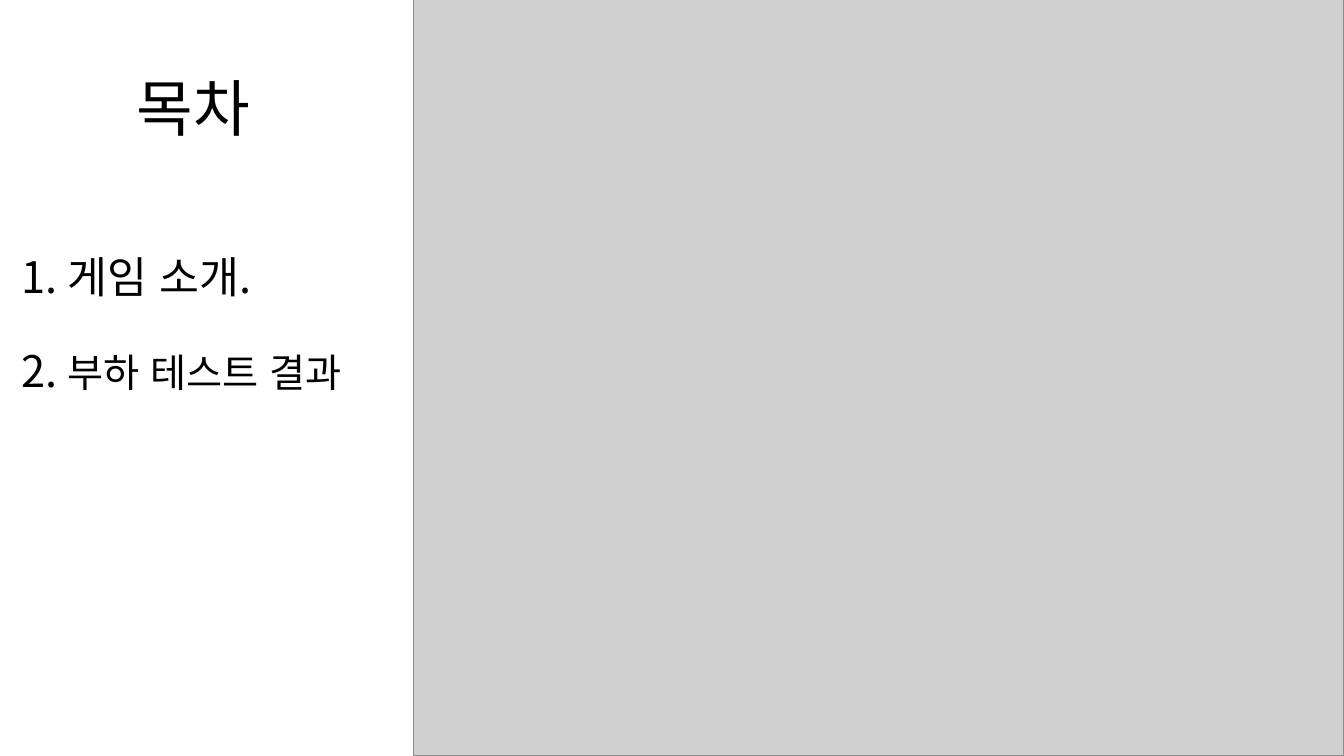
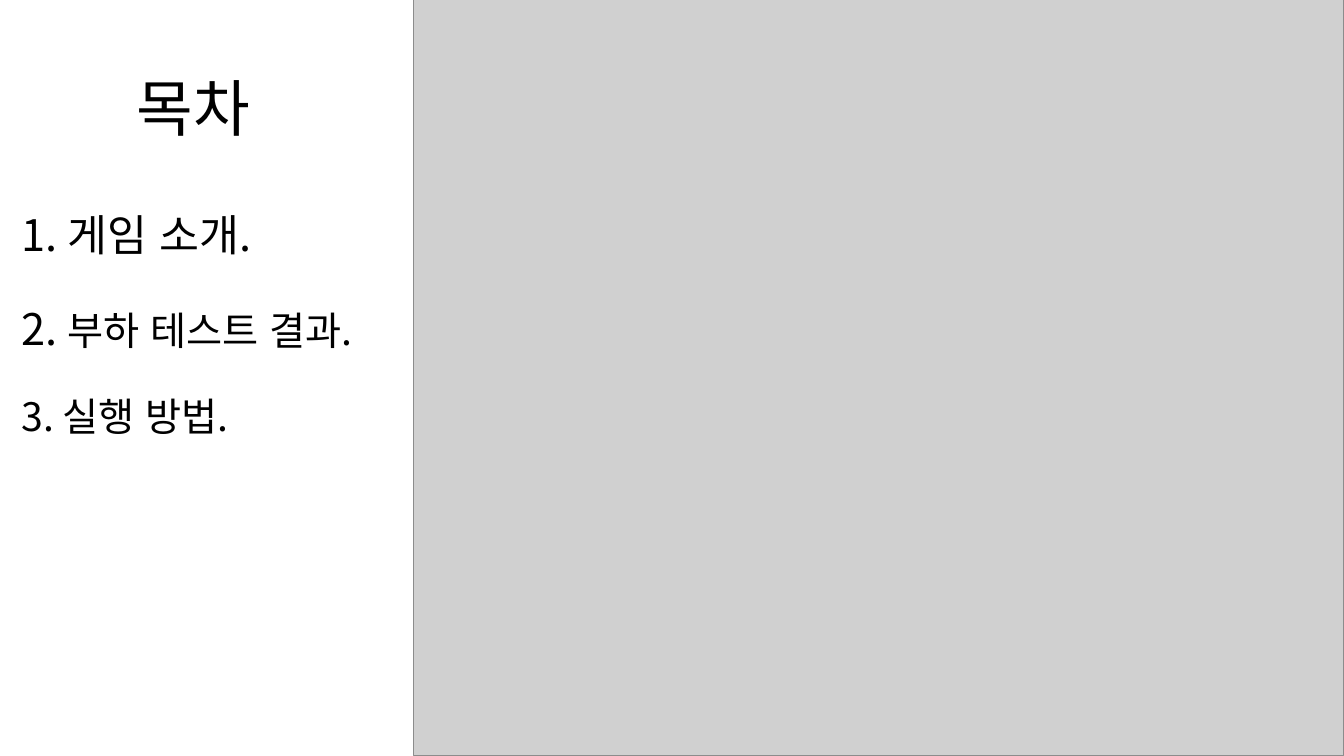
Before and after one commit to HasIndex/unity_termproject, a slide deck: slide 2 of 2016184041 프로젝트 설명서.pptx. Drawn at 1344x756 pixels with LibreOffice and Linux fonts; fonts in the diff are those of the drawing; grey boxes stand for pictures. Boxes give left, top, right and bottom in pixels: in the first picture for what was removed or moved away, otherwise in the second. Text is boxed around its words. In the diff, an @@ line names an element or a change of style, - is before the commit and + after.

Commit message:
PPT에 조작 실행 방법 추가.

```diff
--- a/2016184041 프로젝트 설명서.pptx
+++ b/2016184041 프로젝트 설명서.pptx
@@ text at box(22, 312, 352, 434): text changed @@
-2. 부하 테스트 결과
+2. 부하 테스트 결과.
+3. 실행 방법.
```
Also in this commit, not shown: 1 other slide changed, 3 slides added, 1 other file.
